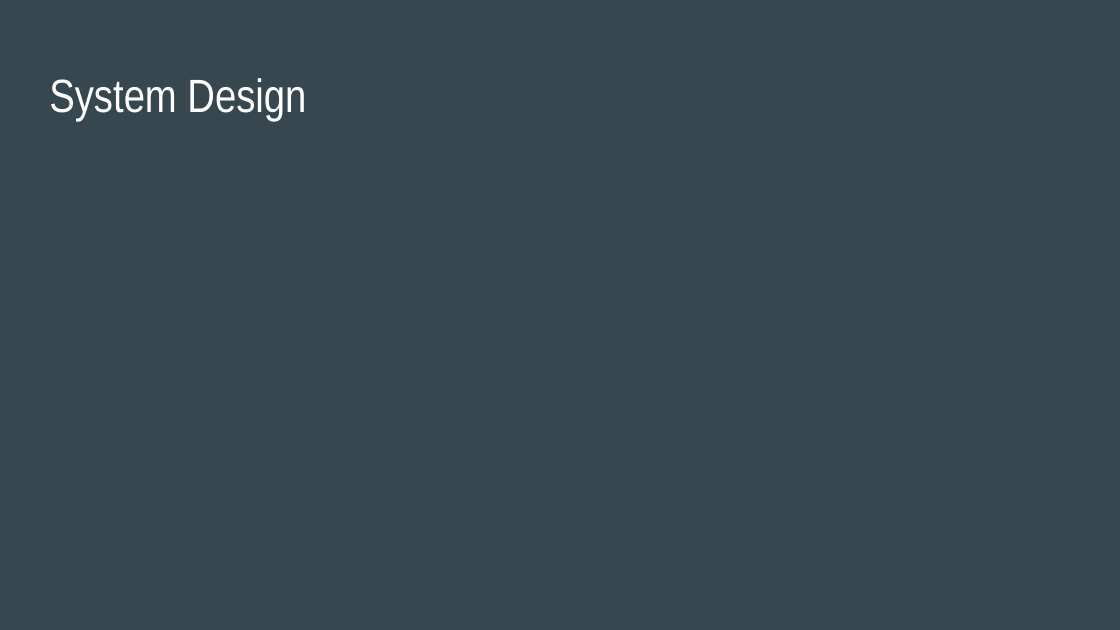
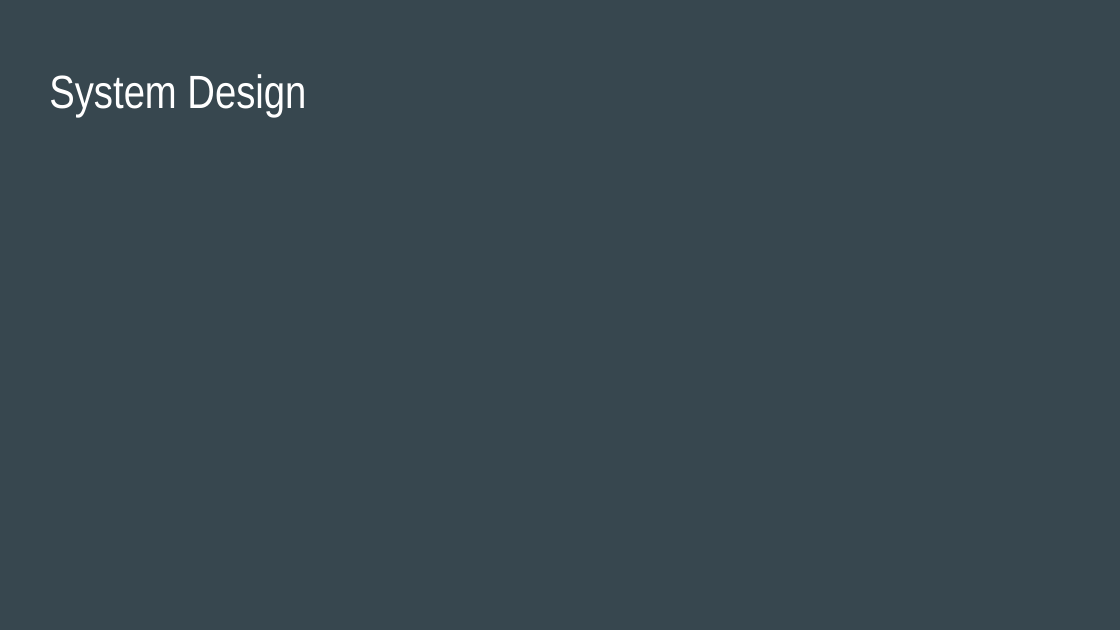
Before and after one commit to jon3654/synthsgw, a slide deck: slide 6 of Presentation.odp. Drawn at 1120x630 pixels with LibreOffice and Linux fonts; fonts in the diff are those of the drawing. Boxes give left, top, right and bottom in pixels: in the first picture for what was removed or moved away, otherwise in the second. Text is boxed around its words. In the diff, an @@ line names an element or a change of style, - is before the commit and + after.

```diff
--- a/Presentation.odp
+++ b/Presentation.odp
@@ title "System Design" at [49, 74, 306, 117]: vertical alignment top to middle @@
```
Also in this commit, not shown: 4 other slides changed, 12 slides added, 1 slide removed.
